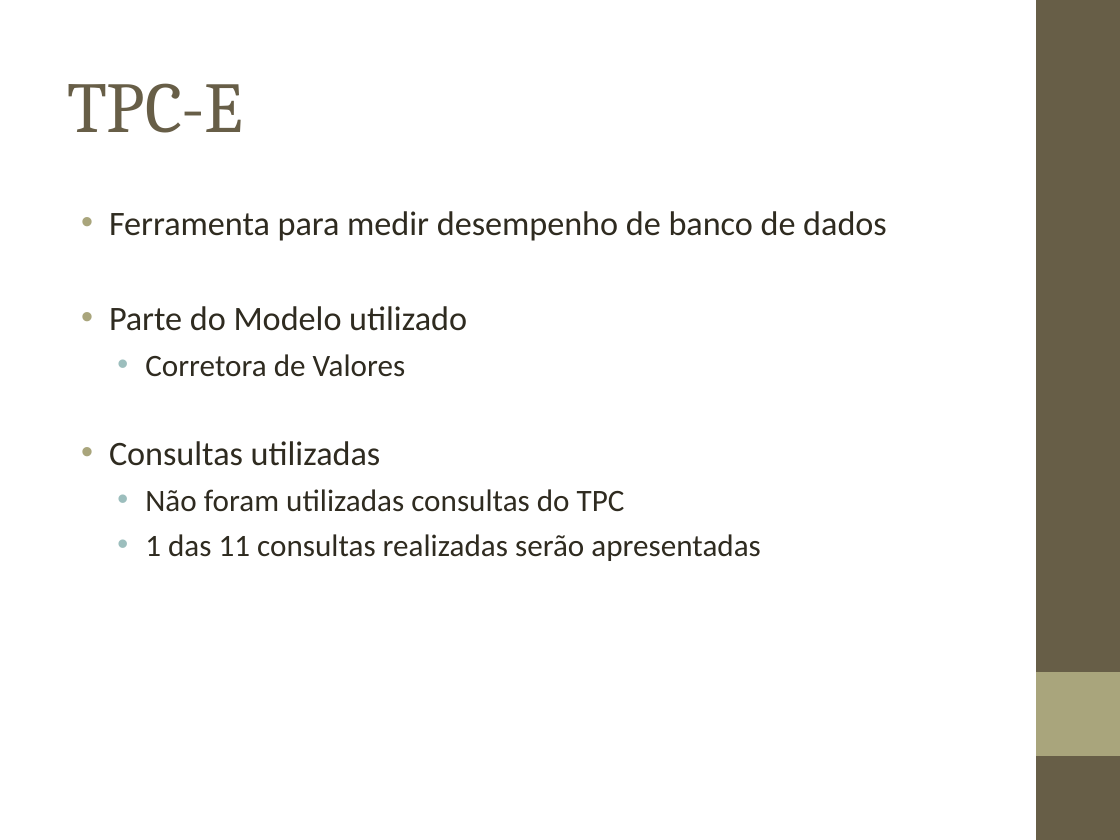
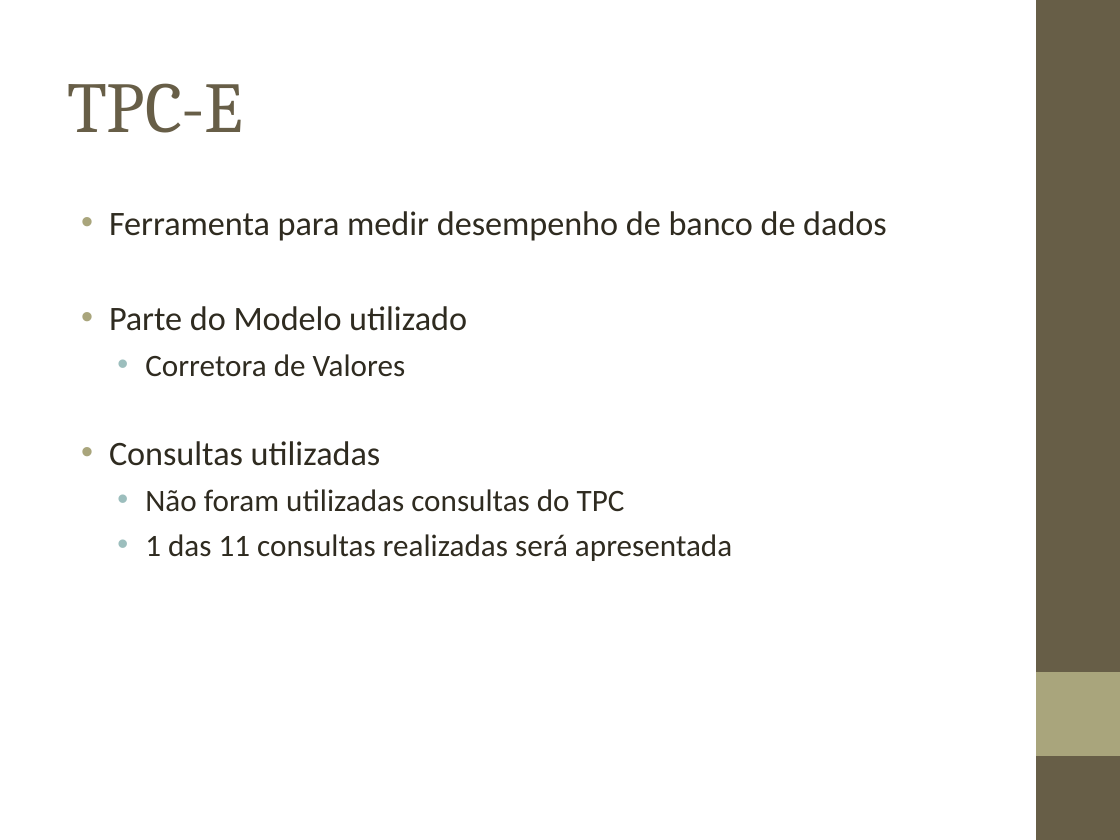
Before and after one commit to biacpaixao/Projeto_Final, a slide deck: slide 22 of apresentacao_projeto_final-v3.ppt. Drawn at 1120x840 pixels with LibreOffice and Linux fonts; fonts in the diff are those of the drawing; background and template pictures are left out. Boxes give left, top, right and bottom in pixels: in the first picture for what was removed or moved away, otherwise in the second. Text is boxed around its words. In the diff, an @@ line names an element or a change of style, - is before the commit and + after.

```diff
--- a/apresentacao_projeto_final-v3.ppt
+++ b/apresentacao_projeto_final-v3.ppt
@@ text at [145, 534, 732, 561]: text changed @@
-  • 1 das 11 consultas realizadas serão apresentadas
+  • 1 das 11 consultas realizadas será apresentada
```
Also in this commit, not shown: 2 other slides changed.
